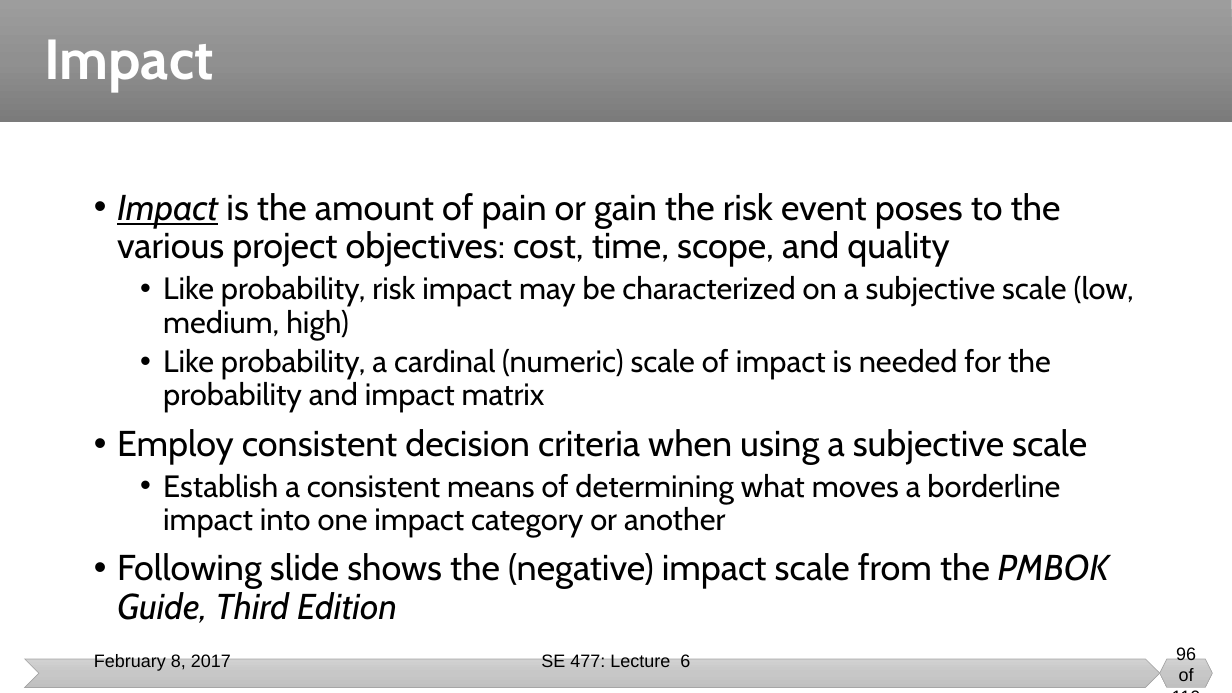
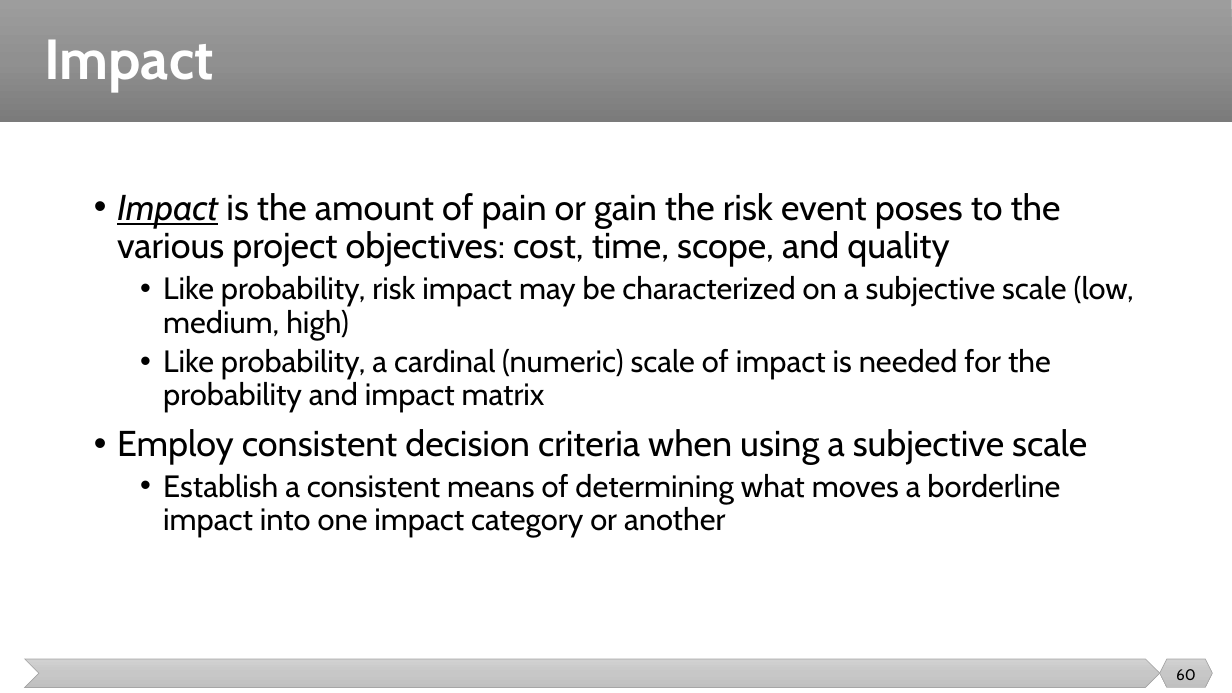
Before and after one commit to malenezi/malenezi, a slide deck: slide 60 of SE423/Lectures/5-Risk Management/Risk Management.pptx (slide 96 before the commit). Drawn at 1232x693 pixels with LibreOffice and Linux fonts; fonts in the diff are those of the drawing. Boxes give left, top, right and bottom in pixels: in the first picture for what was removed or moved away, otherwise in the second. Text is boxed around its words. In the diff, an @@ line names an element or a change of style, - is before the commit and + after.

```diff
--- a/SE423/Lectures/5-Risk Management/Risk Management.pptx
+++ b/SE423/Lectures/5-Risk Management/Risk Management.pptx
@@ text at (117, 553, 1109, 623): paragraph removed @@
-• Following slide shows the (negative) impact scale from the PMBOK Guide, Third Edition
@@ text removed at (94, 654, 231, 671) @@
-February 8, 2017
@@ text removed at (541, 654, 690, 667) @@
-SE 477: Lecture 6
@@ page number at (1176, 669, 1196, 680): text changed; size 14 to 12 pt; font Arial to Cabin @@
-96 of 110
+60
```
Also in this commit, not shown: 85 other slides changed, 1 slide added, 13 slides removed, 12 other files.
